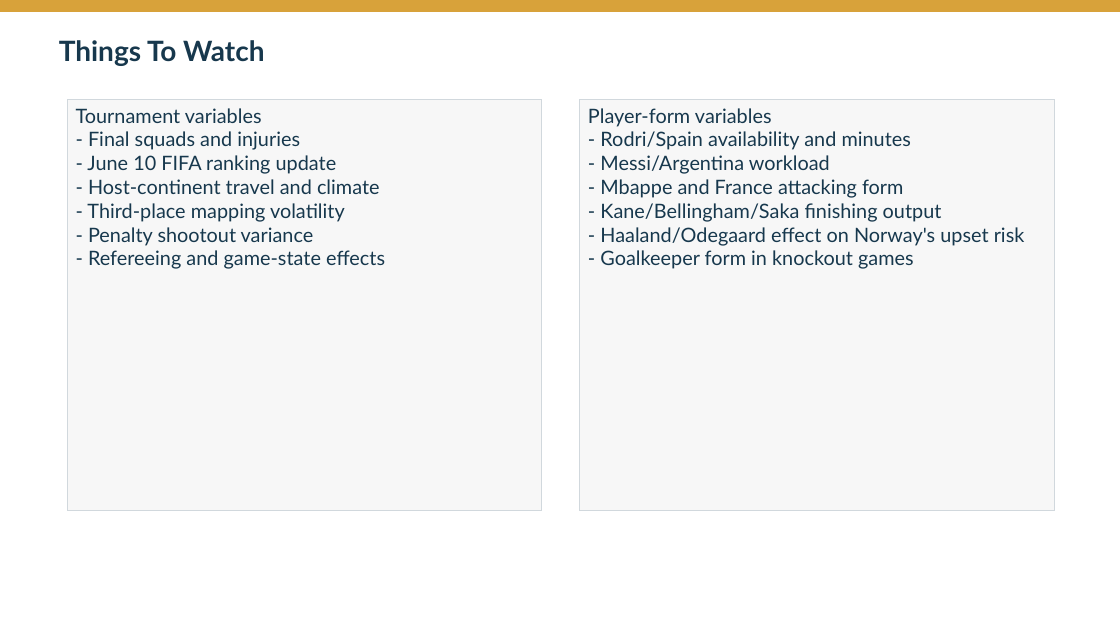
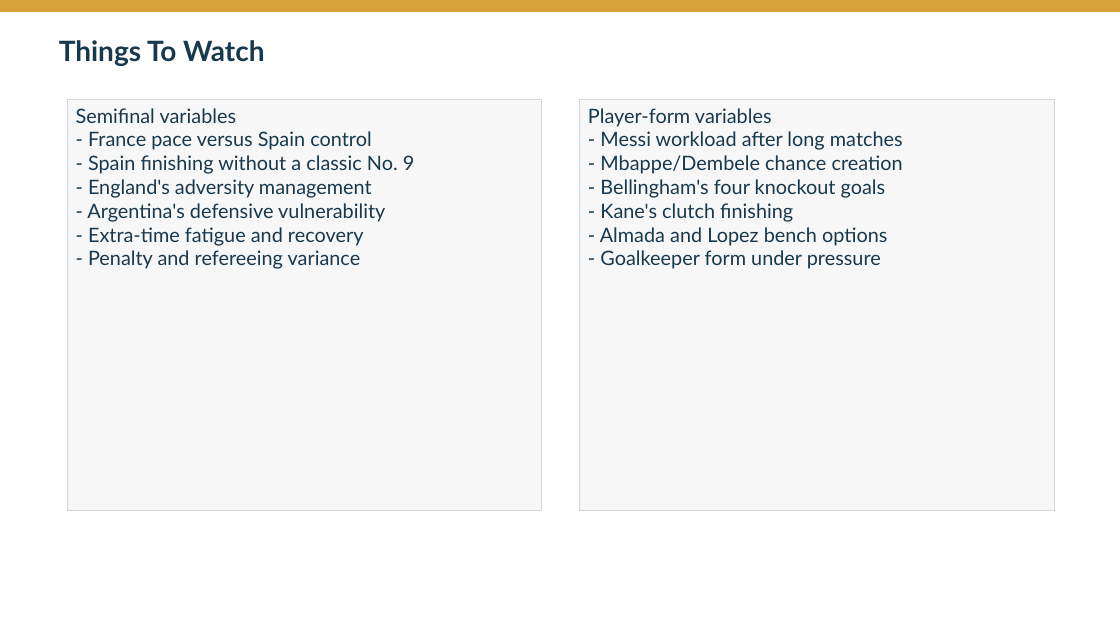
Before and after one commit to Zyy7390/worldcup26, a slide deck: slide 8 of outputs/presentations/worldcup_2026_prediction_bracket_deck.pptx. Drawn at 1120x630 pixels with LibreOffice and Linux fonts; fonts in the diff are those of the drawing. Boxes give left, top, right and bottom in pixels: in the first picture for what was removed or moved away, otherwise in the second. Text is boxed around its words. In the diff, an @@ line names an element or a change of style, - is before the commit and + after.

```diff
--- a/outputs/presentations/worldcup_2026_prediction_bracket_deck.pptx
+++ b/outputs/presentations/worldcup_2026_prediction_bracket_deck.pptx
@@ text in rectangle at [76,108,415,269]: text changed @@
-Tournament variables
-- Final squads and injuries
-- June 10 FIFA ranking update
-- Host-continent travel and climate
-- Third-place mapping volatility
-- Penalty shootout variance
-- Refereeing and game-state effects
+Semifinal variables
+- France pace versus Spain control
+- Spain finishing without a classic No. 9
+- England's adversity management
+- Argentina's defensive vulnerability
+- Extra-time fatigue and recovery
+- Penalty and refereeing variance
@@ text in rectangle at [600,131,903,269]: text changed @@
-- Rodri/Spain availability and minutes
-- Messi/Argentina workload
-- Mbappe and France attacking form
-- Kane/Bellingham/Saka finishing output
-- Haaland/Odegaard effect on Norway's upset risk
-- Goalkeeper form in knockout games
+- Messi workload after long matches
+- Mbappe/Dembele chance creation
+- Bellingham's four knockout goals
+- Kane's clutch finishing
+- Almada and Lopez bench options
+- Goalkeeper form under pressure
```
Also in this commit, not shown: 7 other slides changed, 33 other files.
